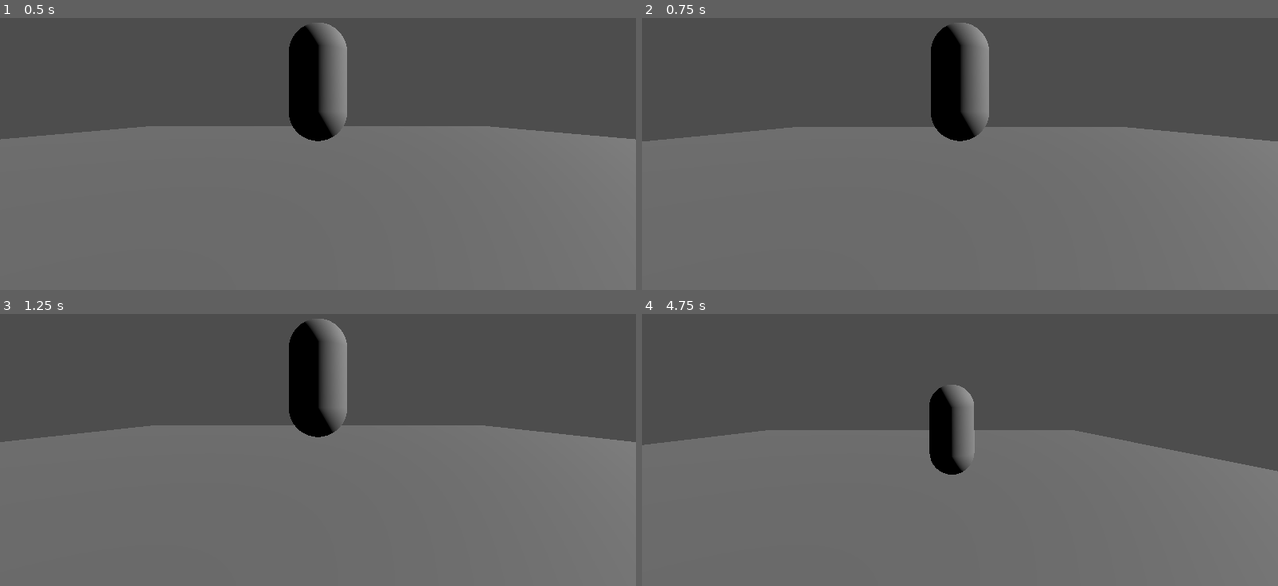
Above: before the commit, frames 1-4 (two rows, left to right).
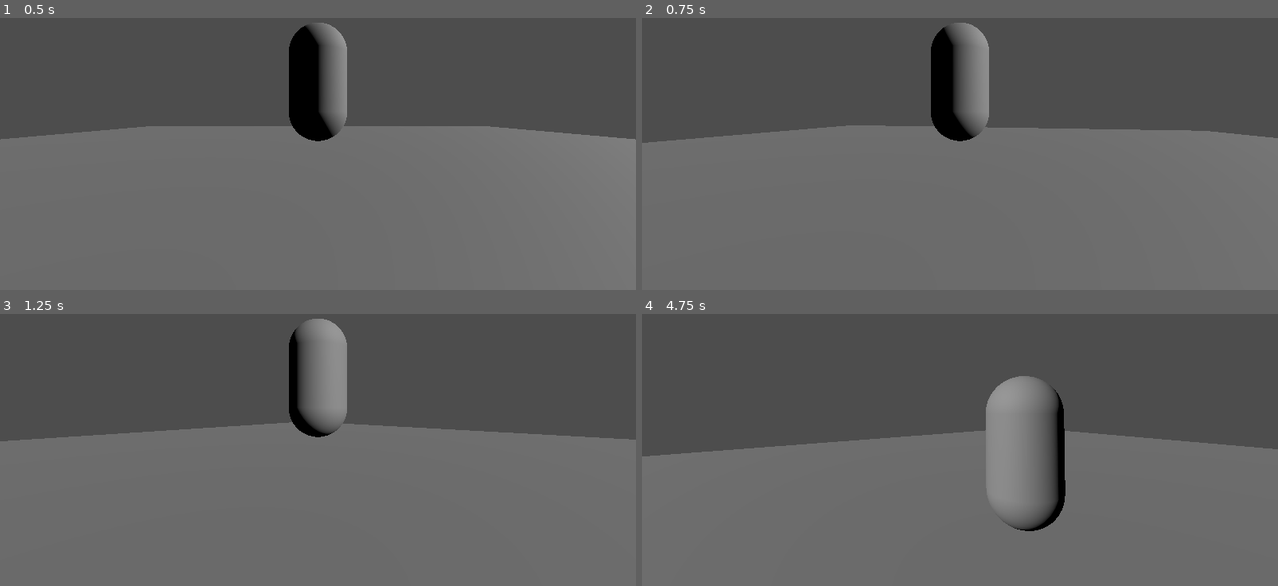
Above: after the commit, the same moments.

Repository: ChristianBuffa/Sk8te-Flip
Game: Godot game, scene res://Scenes/Test Scenes/test_main.tscn
Two runs of this game, one before a commit and one after it. Both use one fixed random seed, a clock stepped at 60 frames per second and the inputs below.
Inputs:
- Up to frame 1 (0.5 s): no input
- Up to frame 2 (0.75 s): tap Enter (ui_accept) at 0.5 s; hold D (SwerveRight) from 0.53 s (still down); tap S (Decelerate) at 0.6 s
- Up to frame 3 (1.25 s): keep holding D (SwerveRight); tap Enter (ui_accept) at 0.77 s
- Up to frame 4 (4.75 s): release D (SwerveRight) at 1.28 s; hold Down (ui_down) 1.28-2.03 s; tap 1 (Emote 1) at 1.35, 3.6 s; tap Enter (ui_accept) at 1.52, 3.02, 3.77, 4.52 s; hold D (SwerveRight) 2.03-2.78 s; tap Space (Flip) at 2.1, 4.35 s; hold W (Accelerate) 2.78-3.53 s; tap S (Decelerate) at 2.85 s; hold A (SwerveLeft) from 3.53 s (still down)

Frame 1 is identical in both runs. In frame 2, 1.5% of the frame differs, in the area x 0-100%, y 2-46%; in frame 3, 3.2%; in frame 4, 8.8%, in the area x 0-100%, y 22-80%.

Commit message:
fixed camera not rotating when still

Diff:
--- a/Scenes/Camera/camera_follow.gd
+++ b/Scenes/Camera/camera_follow.gd
@@ -1,7 +1,8 @@
 extends Node3D
 
 var direction = Vector3.FORWARD
-@export_range (1,10,0.1) var smooth_speed: float = 2.5
+@export_range (1,10,0.1) var smooth_speed: float = 4
+@onready var skate = $".."
 
 
 func _process(delta):
@@ -10,6 +11,8 @@
 
 	if current_velocity.length_squared() > 0.01:
 		direction = lerp(direction, -current_velocity.normalized(), smooth_speed * delta)
+	else:
+		direction = lerp(direction, -skate.global_transform.basis.z, smooth_speed * delta)
 
 	global_transform.basis = get_rotation_from_direction(direction)
 
--- a/Scenes/Player/skate.tscn
+++ b/Scenes/Player/skate.tscn
@@ -136,9 +136,9 @@
 body_offset = Transform3D(1, -3.07336e-08, 0, 0, 0, -1, 3.07336e-08, 1, 0, -0.512885, -0.11074, -0.0201544)
 
 [node name="Physical Bone right arm" parent="Character_Ragdoll/RootNode/character_skate_boy/Skeleton3D" index="7"]
-transform = Transform3D(0.459262, -0.483591, -0.745099, 0.300268, 0.873959, -0.38207, 0.836012, -0.0482402, 0.546576, -0.554361, -0.00157657, 0.280629)
-joint_offset = Transform3D(1, 0, 0, 0, 1, 0, 0, 0, 1, 0.060621, 0.0473461, -0.601318)
-body_offset = Transform3D(0.389103, -0.06706, -0.918695, 0.0822169, 0.99589, -0.0378234, 0.917517, -0.0608037, 0.393019, -0.57284, -0.0748795, 0.183587)
+transform = Transform3D(0.459262, -0.483591, -0.745095, 0.300268, 0.873959, -0.382062, 0.836012, -0.0482402, 0.546574, -0.55436, -0.00157642, 0.280628)
+joint_offset = Transform3D(1, 0, 0, 0, 1, 0, 0, 0, 1, 0.060623, 0.0473493, -0.601322)
+body_offset = Transform3D(0.389103, -0.06706, -0.918687, 0.0822169, 0.99589, -0.0378175, 0.917517, -0.0608037, 0.393019, -0.57284, -0.0748795, 0.183587)
 
 [node name="Physical Bone left arm" parent="Character_Ragdoll/RootNode/character_skate_boy/Skeleton3D" index="8"]
 transform = Transform3D(-0.232418, 0.168414, -0.957941, 0.127388, 0.98177, 0.141655, 0.964241, -0.0891065, -0.249613, -0.129233, 0.249054, -0.145705)
@@ -147,6 +147,7 @@
 
 [node name="Camera_pivot" type="Node3D" parent="."]
 script = ExtResource("4_vv1l6")
+smooth_speed = 10.0
 
 [node name="Camera3D" type="Camera3D" parent="Camera_pivot"]
 transform = Transform3D(-0.993635, -1.11047e-08, -0.112648, -0.0534762, 0.880138, 0.471697, 0.0991461, 0.474718, -0.874536, 0, 1.32072, -1.61032)
